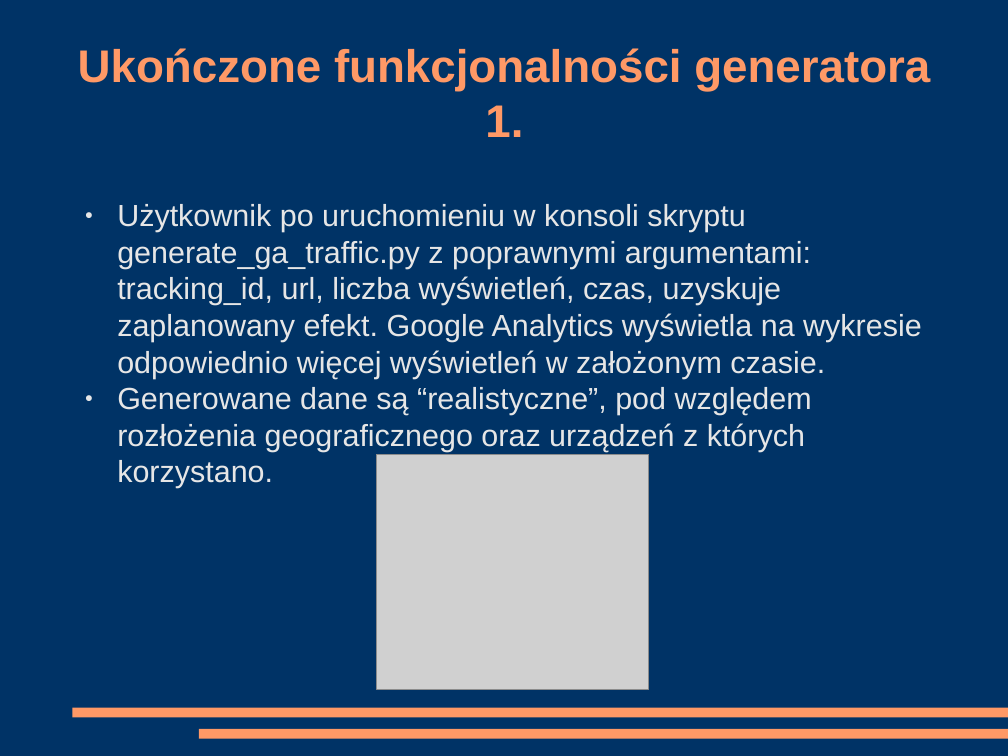
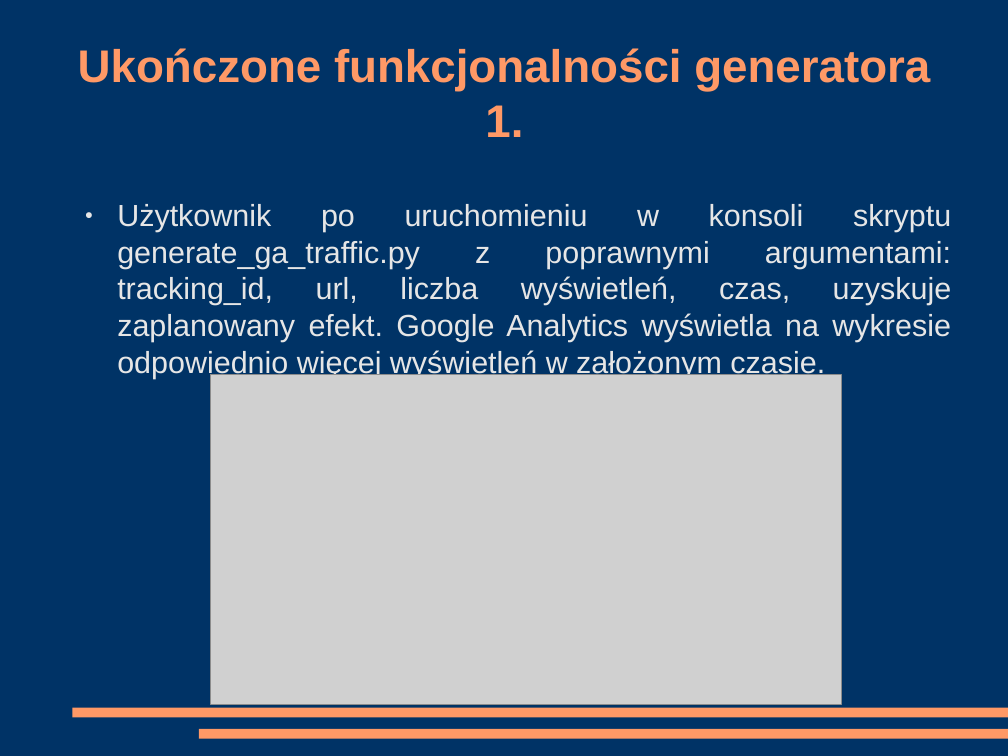
Before and after one commit to kanadas/IO, a slide deck: slide 7 of Iteracja_I_prezentacja.odp (slide 6 before the commit). Drawn at 1008x756 pixels with LibreOffice and Linux fonts; fonts in the diff are those of the drawing; grey boxes stand for pictures. Boxes give left, top, right and bottom in pixels: in the first picture for what was removed or moved away, otherwise in the second. Text is boxed around its words. In the diff, an @@ line names an element or a change of style, - is before the commit and + after.

```diff
--- a/Iteracja_I_prezentacja.odp
+++ b/Iteracja_I_prezentacja.odp
@@ text "Użytkownik po uruchomieniu w konsoli ..." at (x1=117, y1=204, x2=952, y2=379): alignment left to justified @@
@@ text at (x1=117, y1=387, x2=812, y2=488): paragraph removed @@
-● Generowane dane są “realistyczne”, pod względem rozłożenia geograficznego oraz urządzeń z których korzystano.
@@ picture resized from (x1=377, y1=455, x2=649, y2=691) to (x1=210, y1=375, x2=842, y2=704) @@
```
Also in this commit, not shown: 6 other slides changed, 4 slides added, 1 slide removed, 5 other files.
